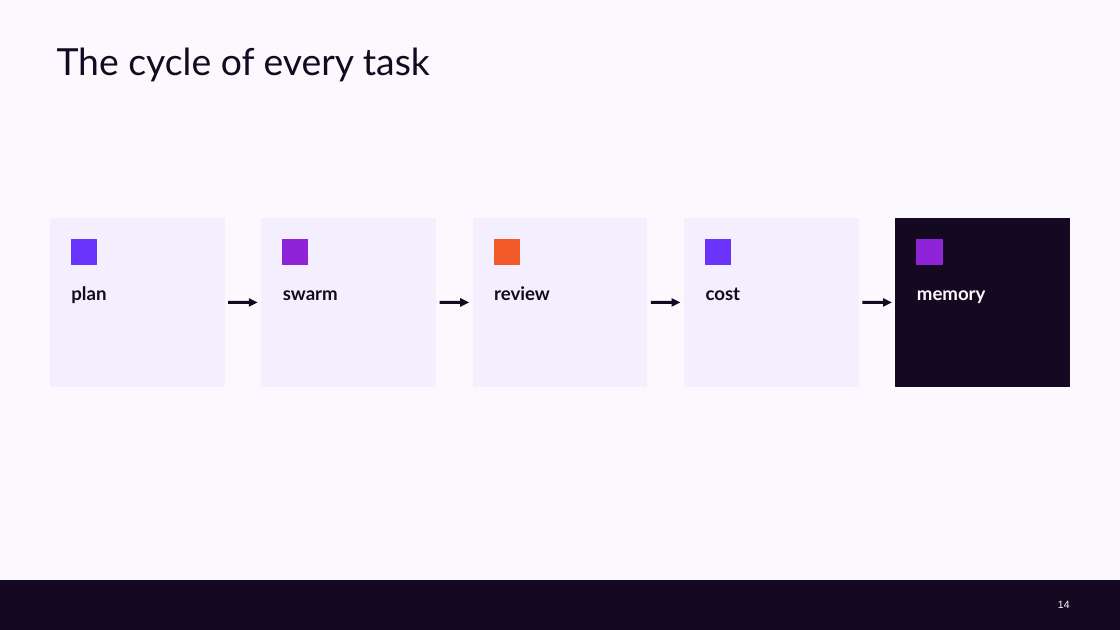
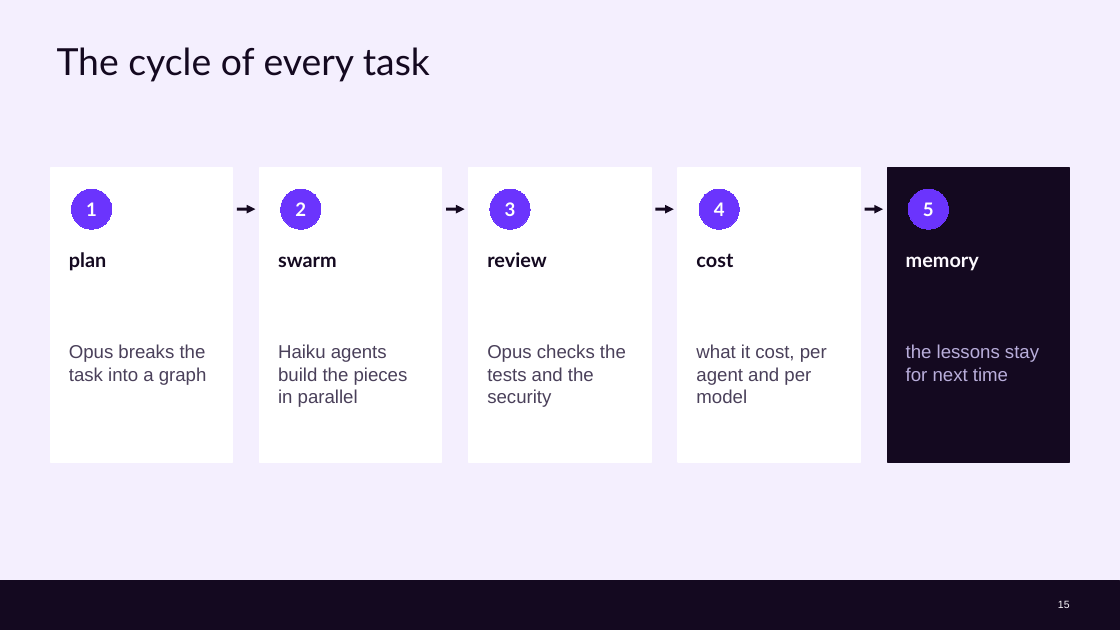
Before and after one commit to cx-guilherme-pinto/workshop-claude, a slide deck: slide 15 of slides/workshop.en.pptx (slide 14 before the commit). Drawn at 1120x630 pixels with LibreOffice and Linux fonts; fonts in the diff are those of the drawing; background and template pictures are left out. Boxes give left, top, right and bottom in pixels: in the first picture for what was removed or moved away, otherwise in the second. Text is boxed around its words. In the diff, an @@ line names an element or a change of style, - is before the commit and + after.

```diff
--- a/slides/workshop.en.pptx
+++ b/slides/workshop.en.pptx
@@ background #FCF9FE to #F4EFFE @@
@@ rectangle: place and size @@
-rectangle at box(50, 218, 224, 386)
+rectangle at box(50, 168, 233, 462)
@@ rectangle: place and size @@
-rectangle at box(262, 218, 436, 386)
+rectangle at box(260, 168, 442, 462)
@@ rectangle: place and size @@
-rectangle at box(473, 218, 647, 386)
+rectangle at box(469, 168, 651, 462)
@@ fill #F4EFFE to #FFFFFF; outline #F4EFFE 1 pt to #FFFFFF 1 pt in 4 elements at box(50, 168, 233, 462), box(469, 168, 651, 462), box(260, 168, 442, 462), box(678, 168, 860, 462) @@
@@ rectangle: place and size @@
-rectangle at box(685, 218, 859, 386)
+rectangle at box(678, 168, 860, 462)
@@ rectangle: place and size @@
-rectangle at box(897, 218, 1070, 386)
+rectangle at box(887, 168, 1070, 462)
@@ ellipse added at box(71, 189, 112, 229), fill #6B34FD, outline #6B34FD 0.75 pt, 16 pt, text #FFFFFF, bold @@
+1
@@ arrow moved from (229, 302) - (258, 302) to (237, 209) - (255, 209) @@
@@ ellipse added at box(281, 189, 321, 229), fill #6B34FD, outline #6B34FD 0.75 pt, 16 pt, text #FFFFFF, bold @@
+2
@@ arrow moved from (439, 302) - (469, 302) to (446, 209) - (465, 209) @@
@@ ellipse added at box(490, 189, 530, 229), fill #6B34FD, outline #6B34FD 0.75 pt, 16 pt, text #FFFFFF, bold @@
+3
@@ arrow moved from (651, 302) - (681, 302) to (655, 209) - (674, 209) @@
@@ ellipse added at box(699, 189, 739, 229), fill #6B34FD, outline #6B34FD 0.75 pt, 16 pt, text #FFFFFF, bold @@
+4
@@ arrow moved from (863, 302) - (892, 302) to (865, 209) - (883, 209) @@
@@ ellipse added at box(908, 189, 949, 229), fill #6B34FD, outline #6B34FD 0.75 pt, 16 pt, text #FFFFFF, bold @@
+5
@@ rectangle removed at box(71, 239, 97, 265) @@
@@ rectangle removed at box(283, 239, 308, 265) @@
@@ rectangle removed at box(494, 239, 519, 265) @@
@@ rectangle removed at box(706, 239, 731, 265) @@
@@ rectangle removed at box(918, 239, 943, 265) @@
@@ text "plan": place and size @@
-text "plan" at box(71, 286, 106, 303)
+text "plan" at box(69, 252, 106, 271)
@@ text "swarm": place and size @@
-text "swarm" at box(283, 290, 338, 300)
+text "swarm" at box(278, 256, 337, 267)
@@ text "review": place and size @@
-text "review" at box(494, 286, 550, 300)
+text "review" at box(487, 252, 546, 267)
@@ text "cost": place and size @@
-text "cost" at box(706, 287, 741, 300)
+text "cost" at box(696, 253, 733, 267)
@@ size 16 to 17 pt in 5 elements at box(69, 252, 106, 271), box(696, 253, 733, 267), box(487, 252, 546, 267), box(278, 256, 337, 267), box(906, 256, 979, 271) @@
@@ text "memory": place and size @@
-text "memory" at box(917, 290, 986, 303)
+text "memory" at box(906, 256, 979, 271)
@@ text added at box(69, 344, 207, 385), 16 pt, text #4A405A @@
+Opus breaks the task into a graph
@@ text added at box(278, 344, 408, 407), 16 pt, text #4A405A @@
+Haiku agents build the pieces in parallel
@@ text added at box(487, 344, 626, 407), 16 pt, text #4A405A @@
+Opus checks the tests and the security
@@ text added at box(696, 344, 827, 403), 16 pt, text #4A405A @@
+what it cost, per agent and per model
@@ text added at box(906, 344, 1039, 381), 16 pt, text #B9AEDB @@
+the lessons stay for next time
@@ page number at box(1058, 600, 1070, 608): text changed @@
-14
+15
```
Also in this commit, not shown: 41 other slides changed, 1 slide added, 16 other files.
